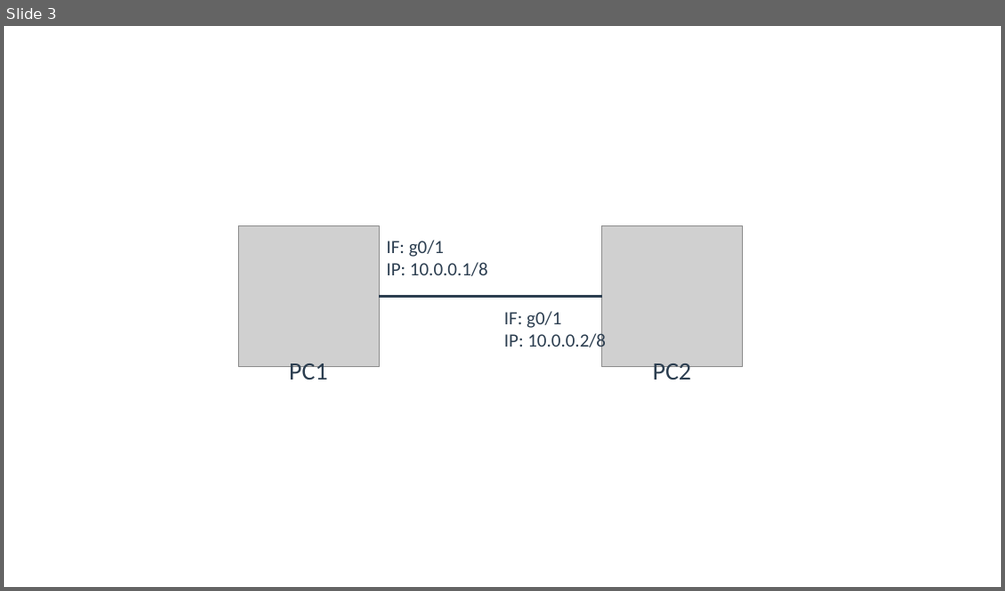
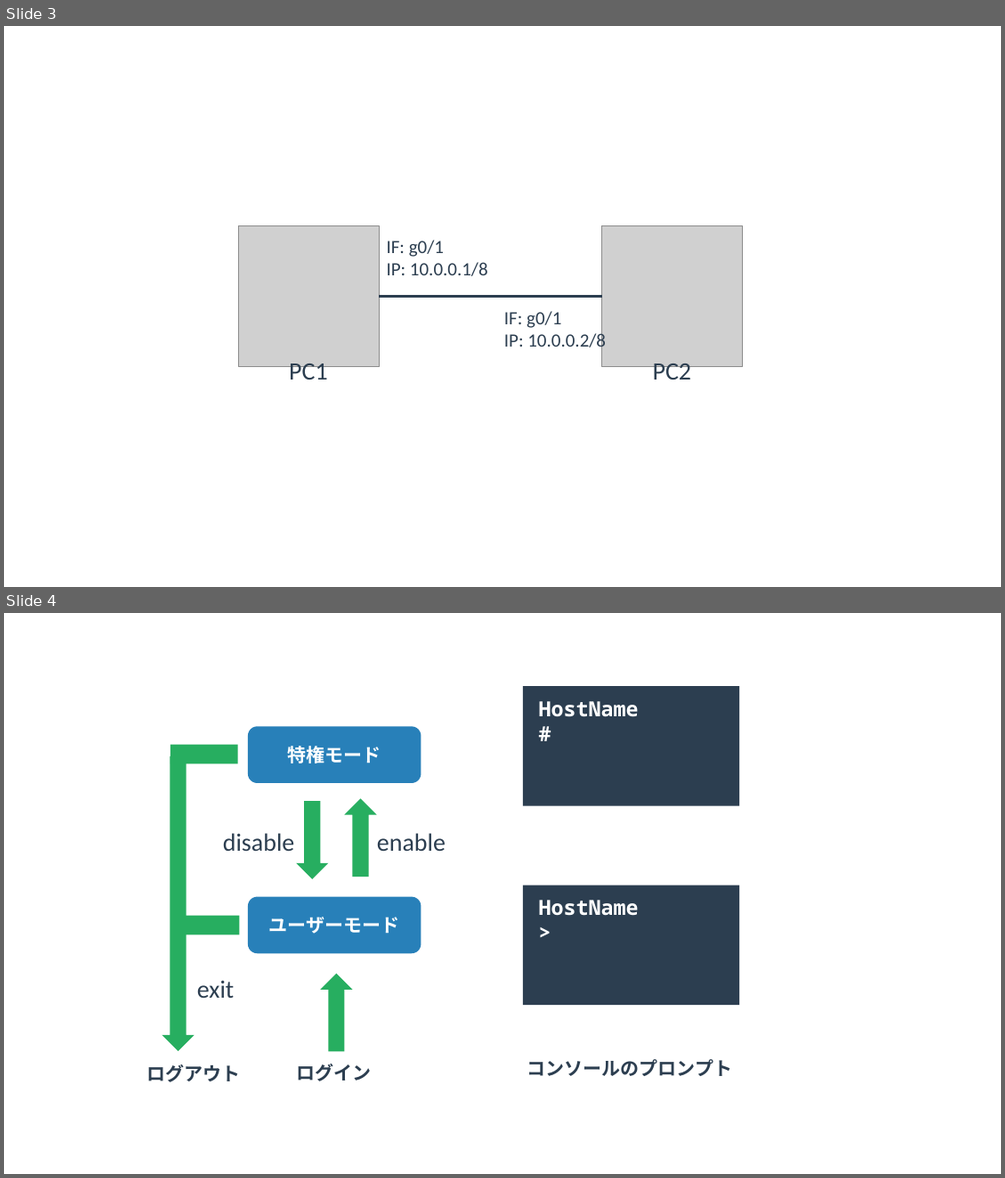
Before and after one commit to yuichi110/www.yuichi.com-network, a slide deck: slides/0020.pptx. Shown one above the other, each under a label of ours: slide 3 before the commit, slides 3 and 4 after it. The pictures are 1005x591 and 1005x1178 pixels, drawn with LibreOffice and Linux fonts; fonts in the diff are those of the drawing; grey boxes stand for pictures. Boxes give left, top, right and bottom in pixels: in the first picture for what was removed or moved away, otherwise in the second. Text is boxed around its words. In the diff, an @@ line names an element or a change of style, - is before the commit and + after.

```diff
--- a/slides/0020.pptx
+++ b/slides/0020.pptx
@@ slide 4 added at (4,613,1001,1174), background #FFFFFF @@
@@ rectangle added at (523,686,739,806), fill #2C3E50 @@
@@ text added at (539,701,639,717), 20 pt, text #FFFFFF, bold @@
+HostName#
@@ rectangle added at (170,745,237,764), fill #27AE60 @@
@@ rounded rectangle added at (248,727,421,784), fill #2880B9, 18 pt, text #FFFFFF, bold @@
+特権モード
@@ right arrow added at (162,756,194,1051), fill #27AE60 @@
@@ right arrow added at (344,798,376,877), fill #27AE60 @@
@@ right arrow added at (297,801,329,879), fill #27AE60 @@
@@ text added at (223,833,294,851), 24 pt, text #2C3E50 @@
+disable
@@ text added at (377,833,445,851), 24 pt, text #2C3E50 @@
+enable
@@ rounded rectangle added at (248,896,421,953), fill #2880B9, 18 pt, text #FFFFFF, bold @@
+ユーザーモード
@@ rectangle added at (523,885,739,1005), fill #2C3E50 @@
@@ text added at (539,900,639,916), 20 pt, text #FFFFFF, bold @@
+HostName>
@@ rectangle added at (172,915,240,934), fill #27AE60 @@
@@ text added at (197,980,234,997), 24 pt, text #2C3E50 @@
+exit
@@ right arrow added at (320,973,353,1051), fill #27AE60 @@
@@ text added at (147,1064,241,1082), 18 pt, text #2C3E50, bold @@
+ログアウト
@@ text added at (297,1063,372,1081), 18 pt, text #2C3E50, bold @@
+ログイン
@@ text added at (527,1059,732,1076), 18 pt, text #2C3E50, bold @@
+コンソールのプロンプト
```
Also in this commit, not shown: 1 slide changed, 2 other slides added, 1 other file.
